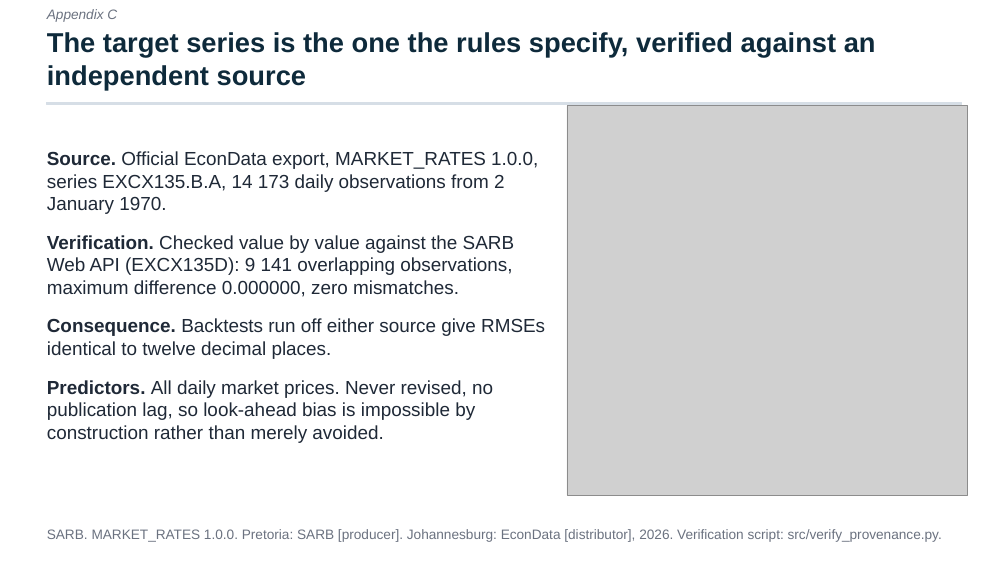
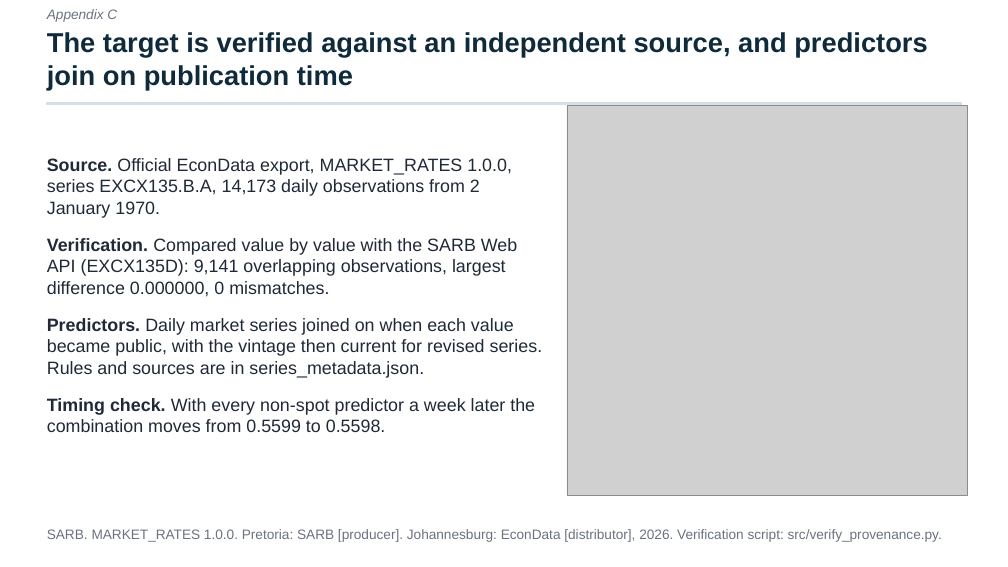
Before and after one commit to Aakashanil67/usdzar-forecasting, a slide deck: slide 10 of reports/presentation.pptx. Drawn at 1008x567 pixels with LibreOffice and Linux fonts; fonts in the diff are those of the drawing; grey boxes stand for pictures. Boxes give left, top, right and bottom in pixels: in the first picture for what was removed or moved away, otherwise in the second. Text is boxed around its words. In the diff, an @@ line names an element or a change of style, - is before the commit and + after.

Commit message:
Generate every quoted number in the docs from the results files and correct the overstated claims
README and METHODOLOGY are now rendered from templates, and the report, deck and notebook read the same keys. Corrects the DM table signs, the M5 attribution, the weight narrative, the covered-parity and AR(1) equilibrium explanations, and the power interpretation, and labels 2021-2025 as exploratory.

```diff
--- a/reports/presentation.pptx
+++ b/reports/presentation.pptx
@@ text at box(47, 32, 927, 90): text changed @@
-The target series is the one the rules specify, verified against an independent source
+The target is verified against an independent source, and predictors join on publication time
@@ text at box(47, 158, 543, 432): text changed; size 18 to 17 pt @@
-• Source. Official EconData export, MARKET_RATES 1.0.0, series EXCX135.B.A, 14 173 daily observations from 2 January 1970.
-Verification. Checked value by value against the SARB Web API (EXCX135D): 9 141 overlapping observations, maximum difference 0.000000, zero mismatches.
-Consequence. Backtests run off either source give RMSEs identical to twelve decimal places.
-Predictors. All daily market prices. Never revised, no publication lag, so look-ahead bias is impossible by construction rather than merely avoided.
+• Source. Official EconData export, MARKET_RATES 1.0.0, series EXCX135.B.A, 14,173 daily observations from 2 January 1970.
+Verification. Compared value by value with the SARB Web API (EXCX135D): 9,141 overlapping observations, largest difference 0.000000, 0 mismatches.
+Predictors. Daily market series joined on when each value became public, with the vintage then current for revised series. Rules and sources are in series_metadata.json.
+Timing check. With every non-spot predictor a week later the combination moves from 0.5599 to 0.5598.
```
Also in this commit, not shown: 13 other slides changed, 1 slide added, 26 other files.
